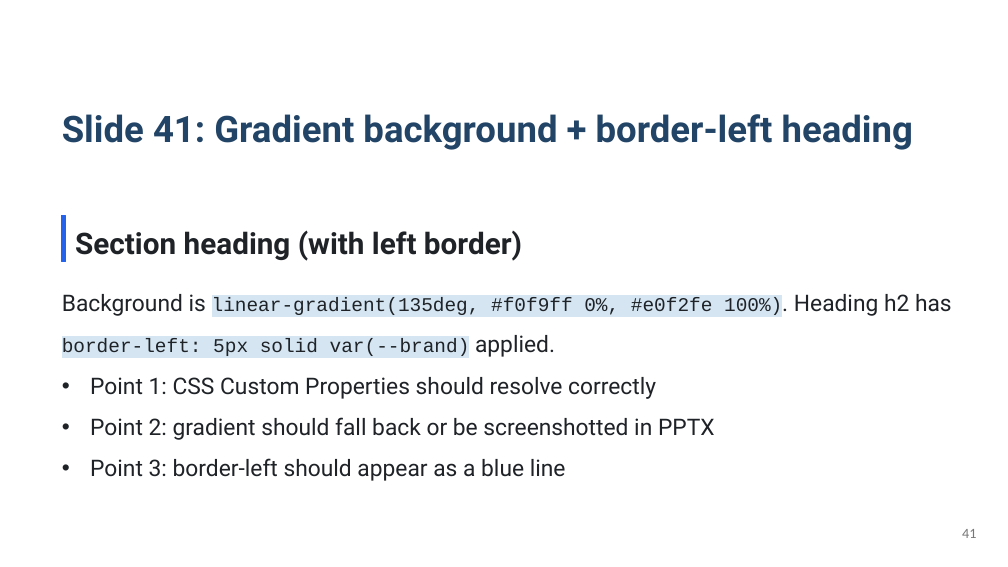
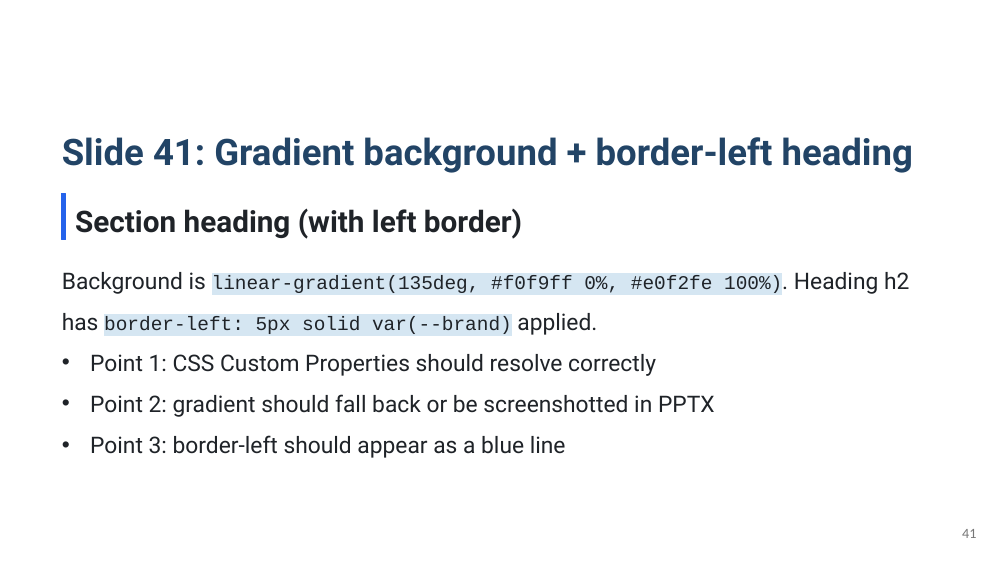
Before and after one commit to KatsuYuzu/marp-to-editable-pptx, a slide deck: slide 41 of output-pptx/test-output.pptx. Drawn at 1008x567 pixels with LibreOffice and Linux fonts; fonts in the diff are those of the drawing; background and template pictures are left out. Boxes give left, top, right and bottom in pixels: in the first picture for what was removed or moved away, otherwise in the second. Text is boxed around its words. In the diff, an @@ line names an element or a change of style, - is before the commit and + after.

```diff
--- a/output-pptx/test-output.pptx
+++ b/output-pptx/test-output.pptx
@@ text "Slide 41: Gradient background + ...": place and size @@
-text "Slide 41: Gradient background + ..." at (62,114,913,150)
+text "Slide 41: Gradient background + ..." at (62,137,913,173)
@@ rectangle: place and size @@
-rectangle at (62,216,66,262)
+rectangle at (62,194,66,240)
@@ text "Section heading (with left border)": place and size @@
-text "Section heading (with left border)" at (75,230,522,261)
+text "Section heading (with left border)" at (75,208,522,239)
@@ text "Background is linear-gradient(135deg, #f0f9ff 0%, ...": place and size @@
-text "Background is linear-gradient(135deg, #f0f9ff 0%, ..." at (62,294,952,358)
+text "Background is linear-gradient(135deg, #f0f9ff 0%, ..." at (62,272,909,458)
@@ text at (90,354,715,458): paragraphs added @@
+• Point 1: CSS Custom Properties should resolve correctly
+• Point 2: gradient should fall back or be screenshotted in PPTX
+• Point 3: border-left should appear as a blue line
@@ text removed at (90,377,715,481) @@
-• Point 1: CSS Custom Properties should resolve correctly
-• Point 2: gradient should fall back or be screenshotted in PPTX
-• Point 3: border-left should appear as a blue line
```
Also in this commit, not shown: 49 other slides changed, 5 slides added, 19 other files.
